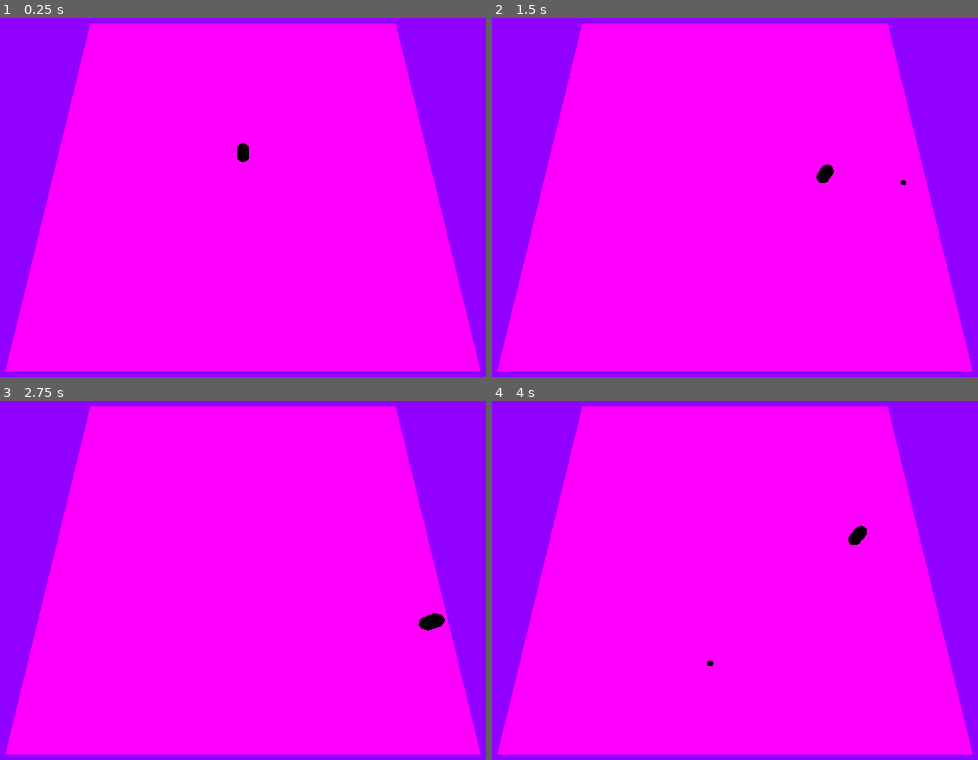
Above: before the commit, frames 1-4 (two rows, left to right).
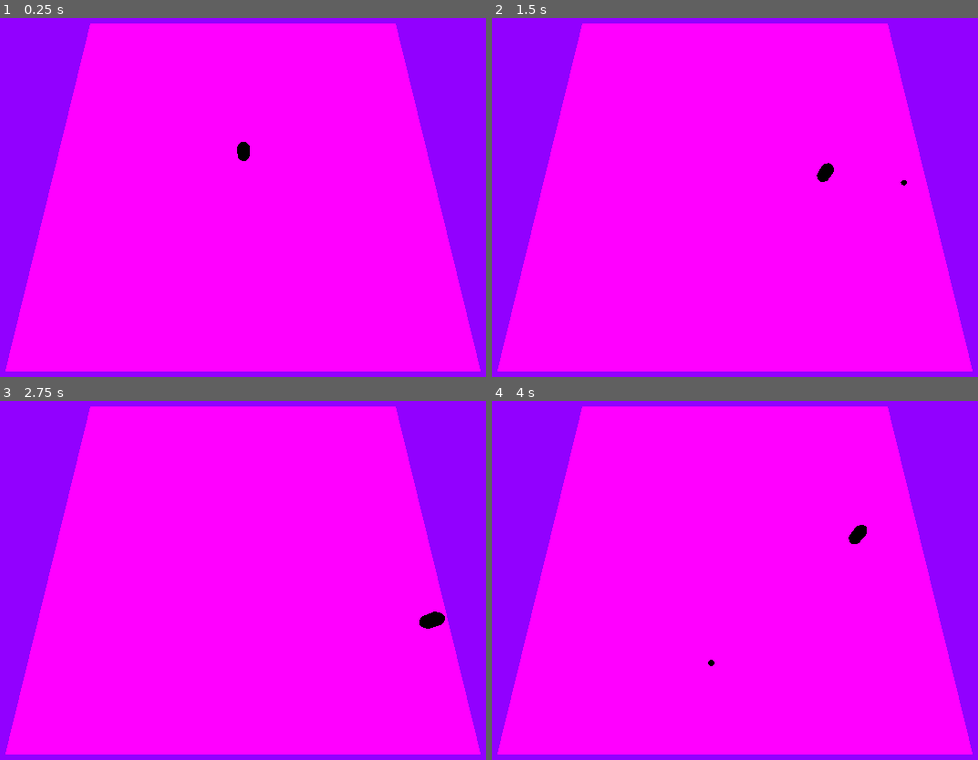
Above: after the commit, the same moments.

Repository: Taler5/SoundBlaster
Game: Godot game, scene res://levels/Level 1.tscn
Same seed, same stepped clock (60 frames per second), same inputs: the game is played once before the commit and once after it. Before the commit the project starts from res://main.tscn.
Inputs (mouse positions are in pixels of both pictures, inside the frame that each line leads up to):
- Up to frame 1 (0.25 s): no input
- Up to frame 2 (1.5 s): tap Enter at 0.5 s; move the mouse to (895, 179) at 0.52 s; hold Right (ui_right) 0.53-1.28 s; click (895, 179) at 0.67 s; move the mouse to (589, 222) at 1.27 s; hold Down (ui_down) from 1.28 s (still down)
- Up to frame 3 (2.75 s): move the mouse to (315, 494) at 2.02 s; release Down (ui_down) at 2.03 s; hold Right (ui_right) from 2.03 s (still down)
- Up to frame 4 (4 s): move the mouse to (700, 666) at 2.77 s; release Right (ui_right) at 2.78 s; hold Up (ui_up) 2.78-3.53 s; click (700, 666) at 2.92 s; move the mouse to (953, 645) at 3.52 s; hold Left (ui_left) from 3.53 s (still down)

The runs differ from the first frame. In frame 1, less than 0.1% of the frame differs, in the area x 48-52%, y 34-41%; in frame 2, less than 0.1%; in frame 3, less than 0.1%, in the area x 86-92%, y 58-64%; in frame 4, less than 0.1%.

Commit message:
First real commit kinda nervous haha

Diff:
--- a/CharacterBody3D.gd
+++ b/CharacterBody3D.gd
@@ -4,7 +4,7 @@
 const SPEED = 3.0
 const JUMP_VELOCITY = 4.5
 
-var bullet_scene = preload("res://bullet.tscn")
+var bullet_scene = preload("res://prefabs/bullet.tscn")
 var bullet_speed = 5.0
 
 var mouseDown = false
--- a/main.tscn
+++ b/levels/Level 1.tscn
@@ -1,6 +1,6 @@
-[gd_scene load_steps=11 format=3 uid="uid://da4tjpbmayebl"]
+[gd_scene load_steps=9 format=3 uid="uid://da4tjpbmayebl"]
 
-[ext_resource type="Script" path="res://CharacterBody3D.gd" id="1_uo254"]
+[ext_resource type="PackedScene" uid="uid://bspv54qr8603i" path="res://prefabs/Player.tscn" id="1_g6wmf"]
 
 [sub_resource type="StandardMaterial3D" id="StandardMaterial3D_dngut"]
 shading_mode = 0
@@ -9,14 +9,6 @@
 [sub_resource type="PlaneMesh" id="PlaneMesh_crhfs"]
 material = SubResource("StandardMaterial3D_dngut")
 size = Vector2(10, 10)
-
-[sub_resource type="BoxShape3D" id="BoxShape3D_ey0i1"]
-size = Vector3(0.5, 1, 0.5)
-
-[sub_resource type="CapsuleMesh" id="CapsuleMesh_7no3g"]
-radius = 0.225
-height = 1.0
-rings = 1
 
 [sub_resource type="BoxShape3D" id="BoxShape3D_p8jxq"]
 size = Vector3(1, 2, 10)
@@ -36,19 +28,6 @@
 
 [node name="MainFloor" type="MeshInstance3D" parent="."]
 mesh = SubResource("PlaneMesh_crhfs")
-
-[node name="CharacterBody3D" type="CharacterBody3D" parent="."]
-transform = Transform3D(0.7, 0, 0, 0, 0.7, 0, 0, 0, 0.7, 0, 0.0399477, 0)
-collision_mask = 3
-script = ExtResource("1_uo254")
-
-[node name="CollisionShape3D" type="CollisionShape3D" parent="CharacterBody3D"]
-transform = Transform3D(1, 0, 0, 0, 1, 0, 0, 0, 1, 0, 0.5, 0)
-shape = SubResource("BoxShape3D_ey0i1")
-
-[node name="MeshInstance3D" type="MeshInstance3D" parent="CharacterBody3D"]
-transform = Transform3D(1, 0, 0, 0, 1, 0, 0, 0, 1, 0, 0.50903, 0)
-mesh = SubResource("CapsuleMesh_7no3g")
 
 [node name="Camera" type="Camera3D" parent="."]
 transform = Transform3D(1, 0, 0, 0, 0.34202, 0.939693, 0, -0.939693, 0.34202, 0, 7, 3.75)
@@ -84,3 +63,6 @@
 transform = Transform3D(1, 0, 0, 0, 1, 0, 0, 0, 1, 0, -0.184902, 0)
 material_override = SubResource("StandardMaterial3D_wuw21")
 mesh = SubResource("PlaneMesh_6i3g7")
+
+[node name="CharacterBody3D" parent="." instance=ExtResource("1_g6wmf")]
+transform = Transform3D(0.7, 0, 0, 0, 0.7, 0, 0, 0, 0.7, 0.0142865, 0, -0.035285)
--- /dev/null
+++ b/prefabs/Player.tscn
@@ -0,0 +1,24 @@
+[gd_scene load_steps=4 format=3 uid="uid://bspv54qr8603i"]
+
+[ext_resource type="Script" path="res://CharacterBody3D.gd" id="1_b2n8v"]
+
+[sub_resource type="BoxShape3D" id="BoxShape3D_ey0i1"]
+size = Vector3(0.5, 1, 0.5)
+
+[sub_resource type="CapsuleMesh" id="CapsuleMesh_7no3g"]
+radius = 0.225
+height = 1.0
+rings = 1
+
+[node name="CharacterBody3D" type="CharacterBody3D"]
+transform = Transform3D(0.7, 0, 0, 0, 0.7, 0, 0, 0, 0.7, 0, 0.0399477, 0)
+collision_mask = 3
+script = ExtResource("1_b2n8v")
+
+[node name="CollisionShape3D" type="CollisionShape3D" parent="."]
+transform = Transform3D(1, 0, 0, 0, 1, 0, 0, 0, 1, 0, 0.5, 0)
+shape = SubResource("BoxShape3D_ey0i1")
+
+[node name="MeshInstance3D" type="MeshInstance3D" parent="."]
+transform = Transform3D(1, 0, 0, 0, 1, 0, 0, 0, 1, 0, 0.50903, 0)
+mesh = SubResource("CapsuleMesh_7no3g")
--- a/bullet.tscn
+++ b/prefabs/bullet.tscn
@@ -1,6 +1,6 @@
 [gd_scene load_steps=4 format=3 uid="uid://bobgkbj60w560"]
 
-[ext_resource type="Script" path="res://bullet.gd" id="1_8oh2y"]
+[ext_resource type="Script" path="res://scripts/bullet.gd" id="1_bis81"]
 
 [sub_resource type="SphereShape3D" id="SphereShape3D_t08nq"]
 radius = 0.1
@@ -12,7 +12,7 @@
 [node name="Bullet" type="Area3D"]
 transform = Transform3D(0.7, 0, 0, 0, 0.7, 0, 0, 0, 0.7, 0, 0.0399477, 0)
 collision_mask = 2
-script = ExtResource("1_8oh2y")
+script = ExtResource("1_bis81")
 
 [node name="CollisionShape3D" type="CollisionShape3D" parent="."]
 shape = SubResource("SphereShape3D_t08nq")
--- a/project.godot
+++ b/project.godot
@@ -11,6 +11,6 @@
 [application]
 
 config/name="SoundBlaster"
-run/main_scene="res://main.tscn"
+run/main_scene="res://levels/Level 1.tscn"
 config/features=PackedStringArray("4.2", "Forward Plus")
 config/icon="res://icon.svg"
Renamed: bullet.gd -> scripts/bullet.gd
